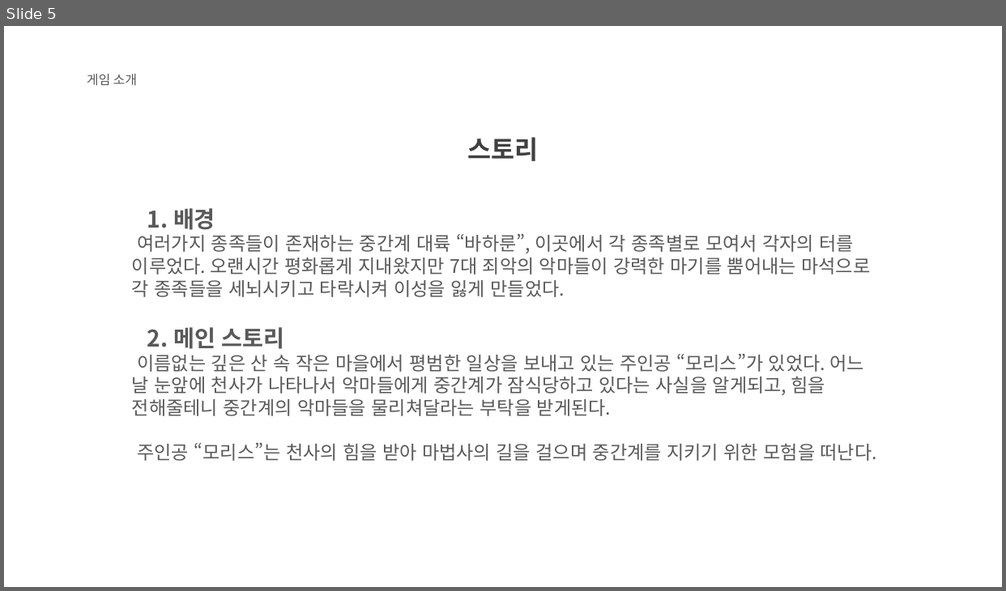
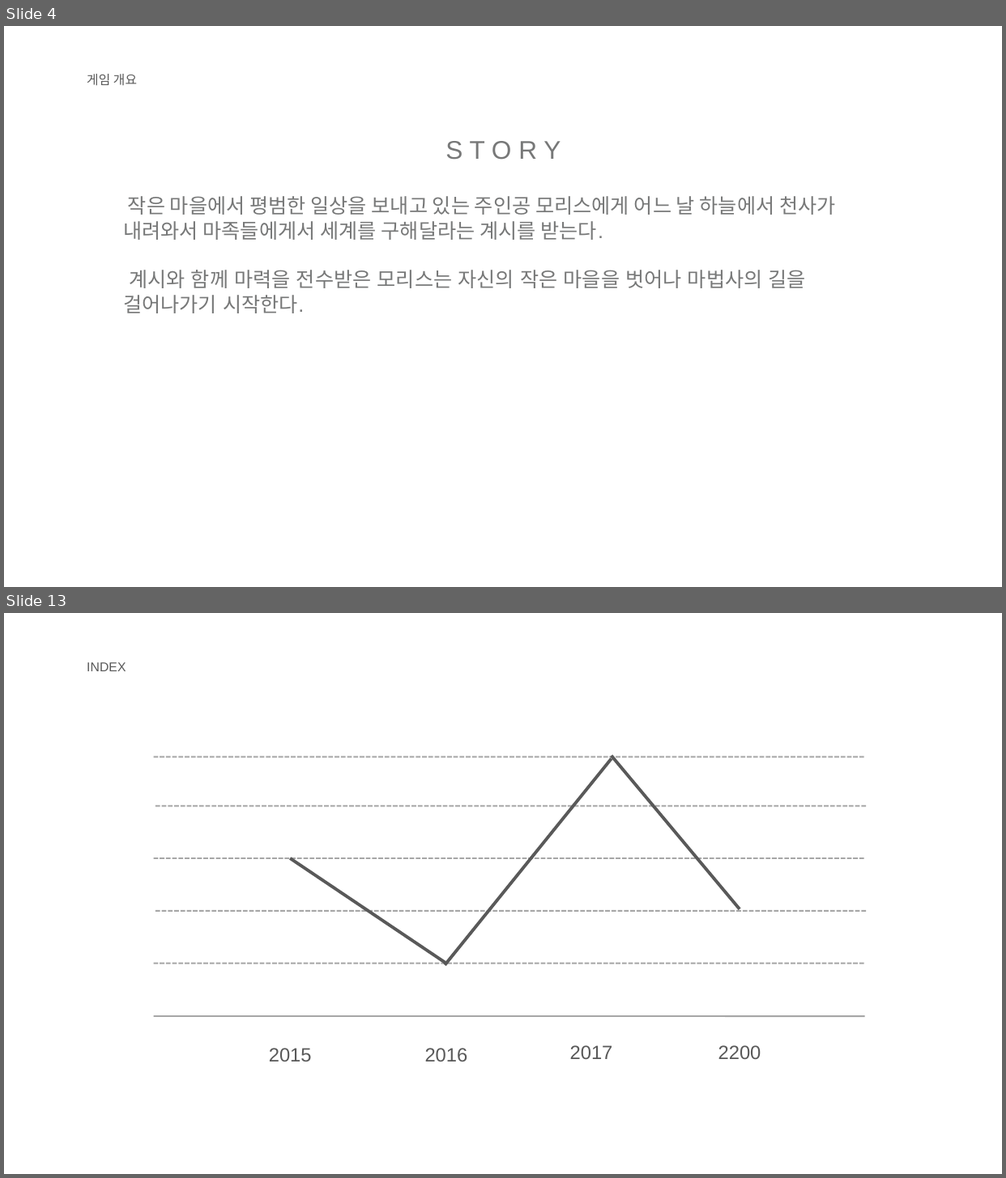
Before and after one commit to KJGoody/Daemonis, a slide deck: Deamonis(데모니스) 기획서/Daemonis PPT.pptx. Shown one above the other, each under a label of ours: slide 5 before the commit, slides 4 and 13 after it; the slides between them are not shown. The pictures are 1006x591 and 1006x1178 pixels, drawn with LibreOffice and Linux fonts; fonts in the diff are those of the drawing; background and template pictures are left out. Boxes give left, top, right and bottom in pixels: in the first picture for what was removed or moved away, otherwise in the second. Text is boxed around its words. In the diff, an @@ line names an element or a change of style, - is before the commit and + after.

```diff
--- a/Deamonis(데모니스) 기획서/Daemonis PPT.pptx
+++ b/Deamonis(데모니스) 기획서/Daemonis PPT.pptx
@@ slide 13 added at (x1=4, y1=613, x2=1002, y2=1174), background picture (left out) @@
@@ text added at (x1=87, y1=662, x2=126, y2=671), 12.3 pt, text #595959 @@
+INDEX
@@ line added from (154, 756) to (865, 756), #A6A6A6 1.5 pt dashed @@
@@ line added from (612, 756) to (740, 909), #595959 3 pt @@
@@ line added from (612, 759) to (445, 965), #595959 3 pt @@
@@ line added from (155, 806) to (867, 806), #A6A6A6 1.5 pt dashed @@
@@ line added from (154, 858) to (865, 858), #A6A6A6 1.5 pt dashed @@
@@ line added from (290, 858) to (446, 964), #595959 3 pt @@
@@ line added from (155, 911) to (867, 911), #A6A6A6 1.5 pt dashed @@
@@ line added from (154, 964) to (865, 964), #A6A6A6 1.5 pt dashed @@
@@ line added from (154, 1016) to (865, 1016), #A6A6A6 1.5 pt @@
@@ text added at (x1=269, y1=1048, x2=312, y2=1062), 18.5 pt, text #595959 @@
+2015
@@ text added at (x1=425, y1=1048, x2=468, y2=1062), 18.5 pt, text #595959 @@
+2016
@@ text added at (x1=570, y1=1046, x2=613, y2=1059), 18.5 pt, text #595959 @@
+2017
@@ text added at (x1=718, y1=1046, x2=761, y2=1059), 18.5 pt, text #595959 @@
+2200
@@ what was slide 5 is now slide 4 @@
@@ slide 4 changed as well @@
@@ text at (x1=87, y1=74, x2=137, y2=85): text changed @@
-게임 소개
+게임 개요
@@ text at (x1=445, y1=141, x2=560, y2=159): text changed; text colour #404040 to #777878; bold off @@
-스토리
+S T O R Y
@@ text at (x1=123, y1=196, x2=836, y2=314): text changed; size 18 to 19.6 pt; font Noto Sans CJK KR to Arial; text colour #595959 to #777878 @@
-1. 배경
-여러가지 종족들이 존재하는 중간계 대륙 “바하룬”, 이곳에서 각 종족별로 모여서 각자의 터를 이루었다. 오랜시간 평화롭게 지내왔지만 7대 죄악의 악마들이 강력한 마기를 뿜어내는 마석으로 각 종족들을 세뇌시키고 타락시켜 이성을 잃게 만들었다.
-2. 메인 스토리
-이름없는 깊은 산 속 작은 마을에서 평범한 일상을 보내고 있는 주인공 “모리스”가 있었다. 어느 날 눈앞에 천사가 나타나서 악마들에게 중간계가 잠식당하고 있다는 사실을 알게되고, 힘을 전해줄테니 중간계의 악마들을 물리쳐달라는 부탁을 받게된다.
-주인공 “모리스”는 천사의 힘을 받아 마법사의 길을 걸으며 중간계를 지키기 위한 모험을 떠난다.
+작은 마을에서 평범한 일상을 보내고 있는 주인공 모리스에게 어느 날 하늘에서 천사가 내려와서 마족들에게서 세계를 구해달라는 계시를 받는다.
+계시와 함께 마력을 전수받은 모리스는 자신의 작은 마을을 벗어나 마법사의 길을 걸어나가기 시작한다.
```
Also in this commit, not shown: 3 other slides changed, 10 other slides added, 15 slides removed, 1 other file.
